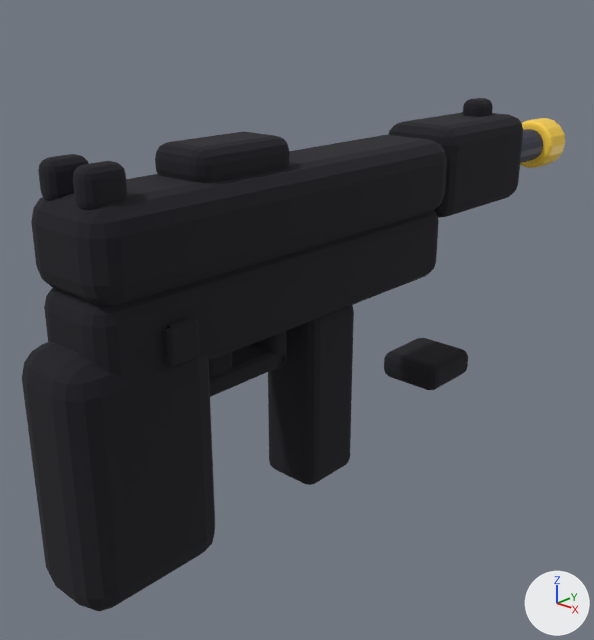
The Blender file art_source/smg.blend: old version first, new version second.
Before and after are seen from a 50 mm lens placed at (0.279, -0.199, 0.178), pointed at (-0.032, 0.142, 0.005). The lights are fixed; the arrows at lower right show +X, +Y and +Z. The first picture is the older version.

Names of what the first picture shows: 'Frame', 'FrontSight', 'Grip', 'GuardBottom', 'MagBase', 'Magazine', 'MuzzleRing', 'RearSightL', 'RearSightR', 'Receiver', 'RivetR', 'Shroud', 'Slide' and 3 more.
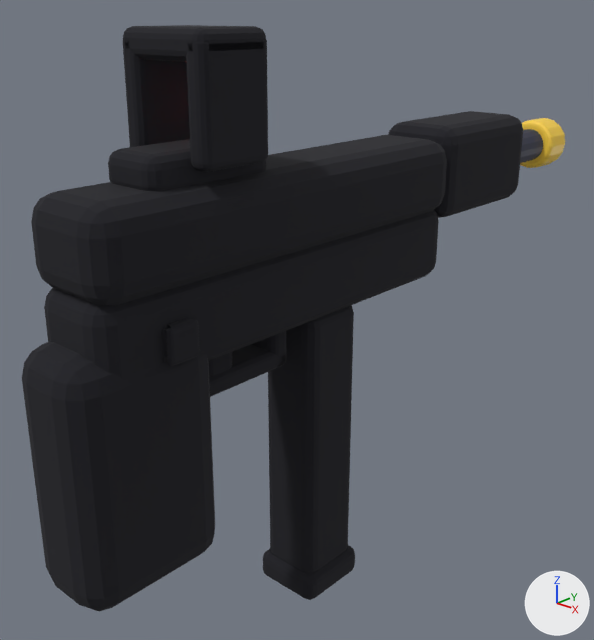
Commit message: art(weapons): give the SMG its own look

Diff of the bpy script that builds the scene:
```diff
--- a/art_source/smg.blend.py
+++ b/art_source/smg.blend.py
@@ me_slide @@
-me_slide.from_pydata(...)  # 8 vertices, 6 faces; spans x -0.015..0.015, y 0.03..0.085, z 0.108..0.122
+me_slide.from_pydata(...)  # 8 vertices, 6 faces; spans x -0.009..0.009, y -0.0115..0.0115, z -0.007..0.007
+# me_slide part 2: the whole mesh is scaled about its middle by (0.6, 0.418, 1), then moved by (0.0, -0.0575, -0.115)
 me_slide.materials.append(mat_accent)
@@ me_magazine @@
-me_magazine.from_pydata(...)  # 8 vertices, 6 faces; spans x -0.016..0.016, y -0.0175..0.0175, z -0.102..-0.002
+me_magazine.from_pydata(...)  # 8 vertices, 6 faces; spans x -0.016..0.016, y -0.0175..0.0175, z -0.1632..-0.0032
+# me_magazine part 1: the whole mesh is scaled about the mesh origin by (1, 1, 1.6)
 me_magazine.materials.append(mat_frame)
@@ ob_slide @@
 ob_slide = bpy.data.objects.new('Slide', me_slide)
-ob_slide.location = (0.0, 0.0, 0.0)
+ob_slide.location = (-0.035, 0.1065, 0.091)
 _m = ob_slide.modifiers.new('Bevel', 'BEVEL')
@@ ob_magbase @@
 ob_magbase.parent = ob_magazine
-ob_magbase.location = (0.0, 0.0, 0.0)
+ob_magbase.matrix_parent_inverse = Matrix(((1.0, 0.0, 0.0, 0.0), (0.0, 1.0, 0.0, -0.117), (0.0, 0.0, 1.0, -0.032), (0.0, 0.0, 0.0, 1.0)))
+ob_magbase.location = (0.0, 0.0, -0.0624)
 _m = ob_magbase.modifiers.new('Bevel', 'BEVEL')
@@ ob_rearsightl @@
-ob_rearsightl = bpy.data.objects.new('RearSightL', me_rearsightl)
@@ ob_rearsightr @@
-ob_rearsightr = bpy.data.objects.new('RearSightR', me_rearsightr)
@@ ob_frontsight @@
-ob_frontsight = bpy.data.objects.new('FrontSight', me_frontsight)
@@ ob_hoodtop @@
+ob_hoodtop = bpy.data.objects.new('HoodTop', me_hoodtop)  # a box spanning x -0.024..0.024, y -0.0175..0.0175, z -0.0045..0.0045; in mat_body (purple #7c3cad), mat_ink (black #191921); modifiers BEVEL, SOLIDIFY
+ob_hoodtop.location = (0.0, 0.0425, 0.1655)
@@ ob_hoodr @@
+ob_hoodr = bpy.data.objects.new('HoodR', me_hoodr)  # a box spanning x -0.0035..0.0035, y -0.0175..0.0175, z -0.025..0.025; in mat_body (purple #7c3cad), mat_ink (black #191921); modifiers BEVEL, SOLIDIFY
+ob_hoodr.location = (0.0205, 0.0425, 0.143)
@@ ob_hoodl @@
+ob_hoodl = bpy.data.objects.new('HoodL', me_hoodr.copy())  # modifiers BEVEL, SOLIDIFY
+ob_hoodl.location = (-0.0205, 0.0425, 0.143)
@@ ob_sightmount @@
+ob_sightmount = bpy.data.objects.new('SightMount', me_sightmount)  # a box spanning x -0.014..0.014, y -0.0325..0.0325, z -0.007..0.007; in mat_frame (dark blue #2b3047), mat_ink (black #191921); modifiers BEVEL, SOLIDIFY
+ob_sightmount.location = (0.0, 0.0375, 0.115)
```

Where the change shows, as pixel boxes (x1, y1, x2, y2) in the pictures (594 x 640 px):
'Magazine', mesh rescaled (49% taller)
    before: (268, 305, 354, 485)
    after: (268, 305, 354, 573)
'HoodR', added
    after: (186, 40, 268, 172)
'MagBase', moved
    before: (384, 338, 468, 390)
    after: (263, 545, 355, 600)
'Slide', mesh rescaled, moved (not visible afterwards)
    before: (155, 132, 289, 183)
'HoodL', added
    after: (123, 40, 190, 147)
'SightMount', added
    after: (108, 139, 266, 191)
'HoodTop', added
    after: (123, 25, 266, 62)
'RearSightR', deleted
    before: (73, 161, 127, 210)
'RearSightL', deleted
    before: (38, 154, 89, 201)
'FrontSight', deleted
    before: (463, 98, 493, 117)
